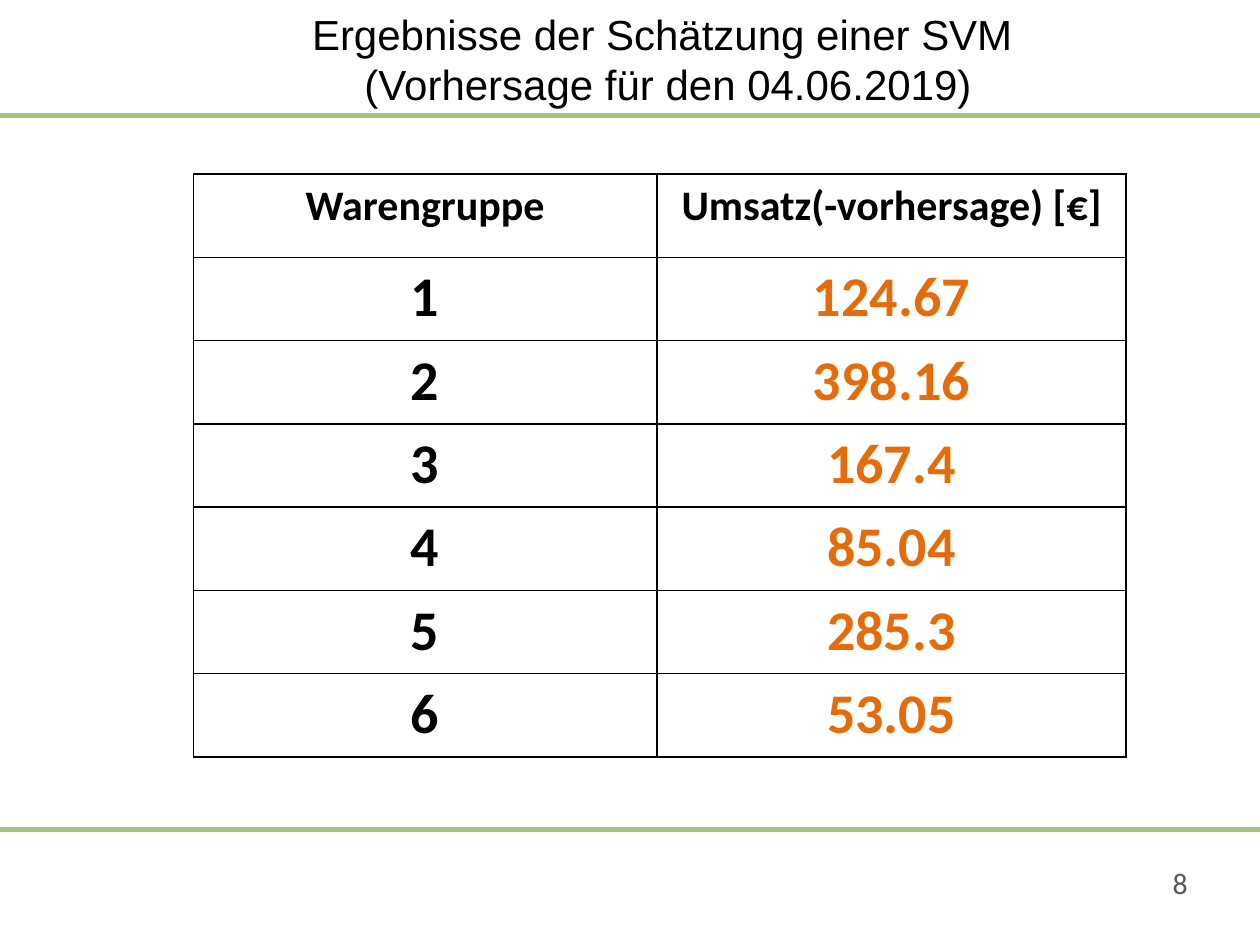
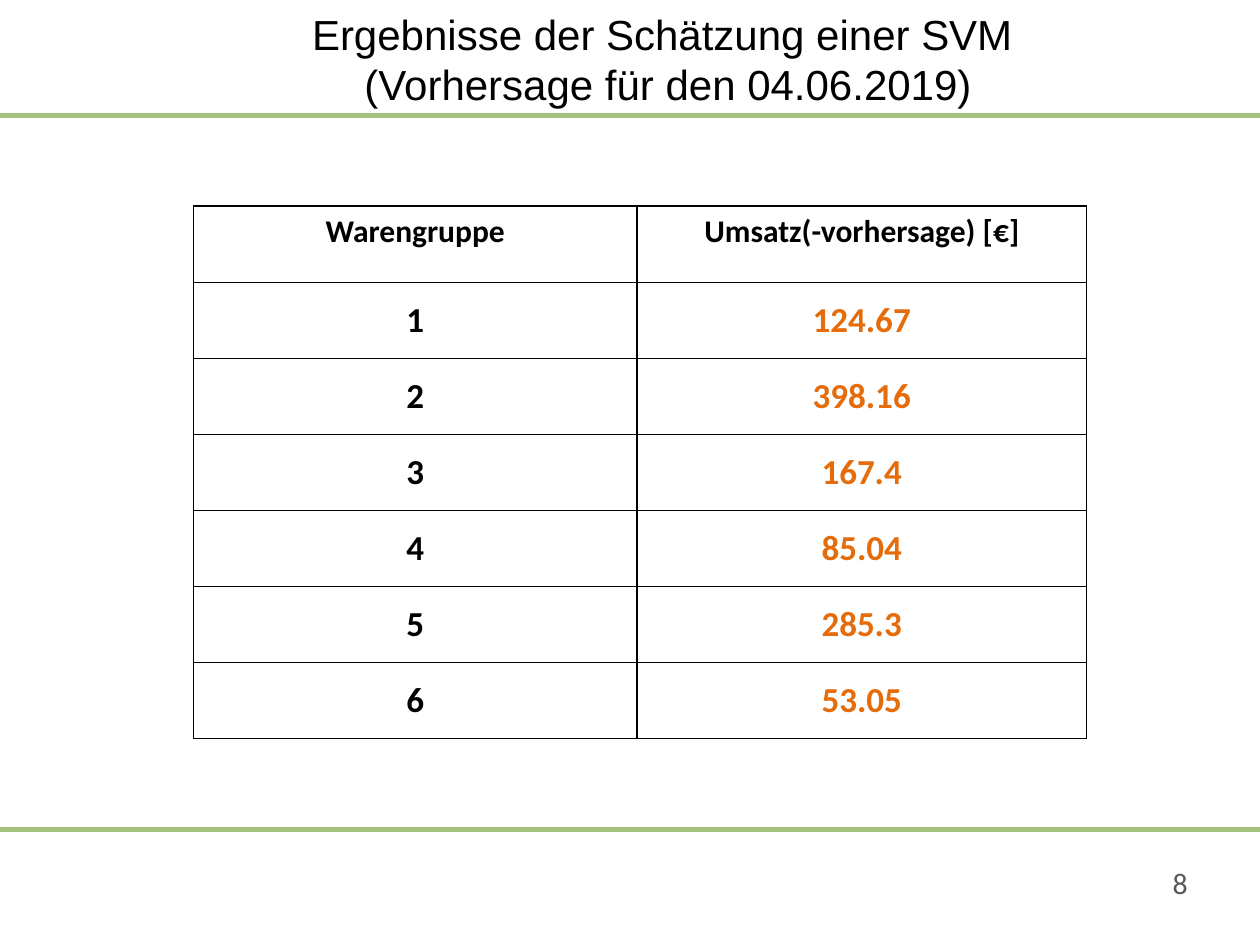
Before and after one commit to saludwig26/Data-science-Team-5-1, a slide deck: slide 8 of 09-06-2020-Präsentation_Team 5.pptx. Drawn at 1260x945 pixels with LibreOffice and Linux fonts; fonts in the diff are those of the drawing; background and template pictures are left out. Boxes give left, top, right and bottom in pixels: in the first picture for what was removed or moved away, otherwise in the second. Text is boxed around its words. In the diff, an @@ line names an element or a change of style, - is before the commit and + after.

```diff
--- a/09-06-2020-Präsentation_Team 5.pptx
+++ b/09-06-2020-Präsentation_Team 5.pptx
@@ table at [194,207,1087,740] @@
@@ size 24 to 18 pt in "Warengruppe", "Umsatz(-vorhersage) [€]" @@
@@ size 32 to 20 pt in "1", "124.67", "2", "398.16" and 8 more places @@
@@ table: place and size @@
-table at [194,174,1126,757]
+table at [194,207,1087,740]
```
Also in this commit, not shown: 1 other slide changed.
